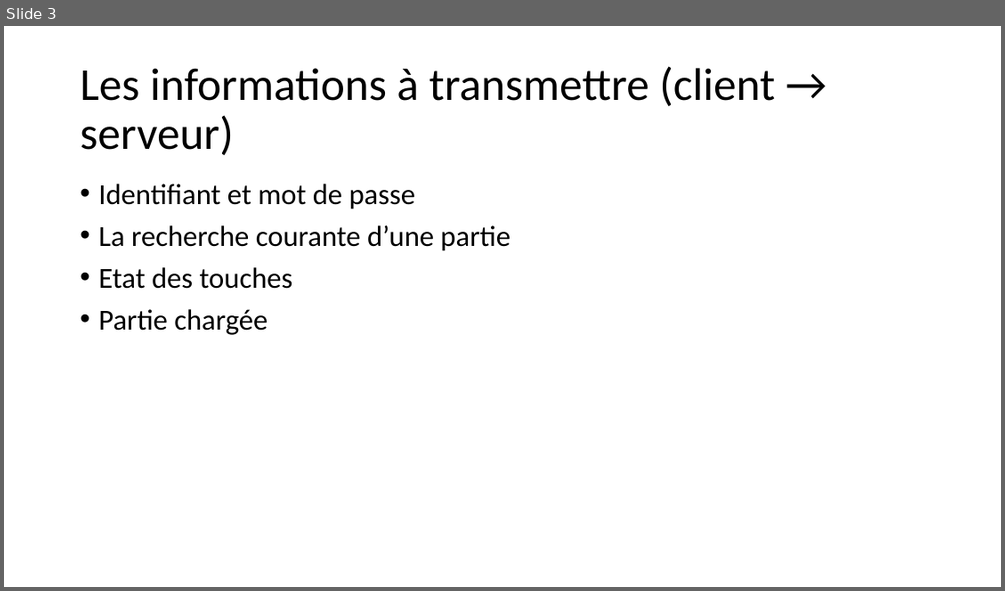
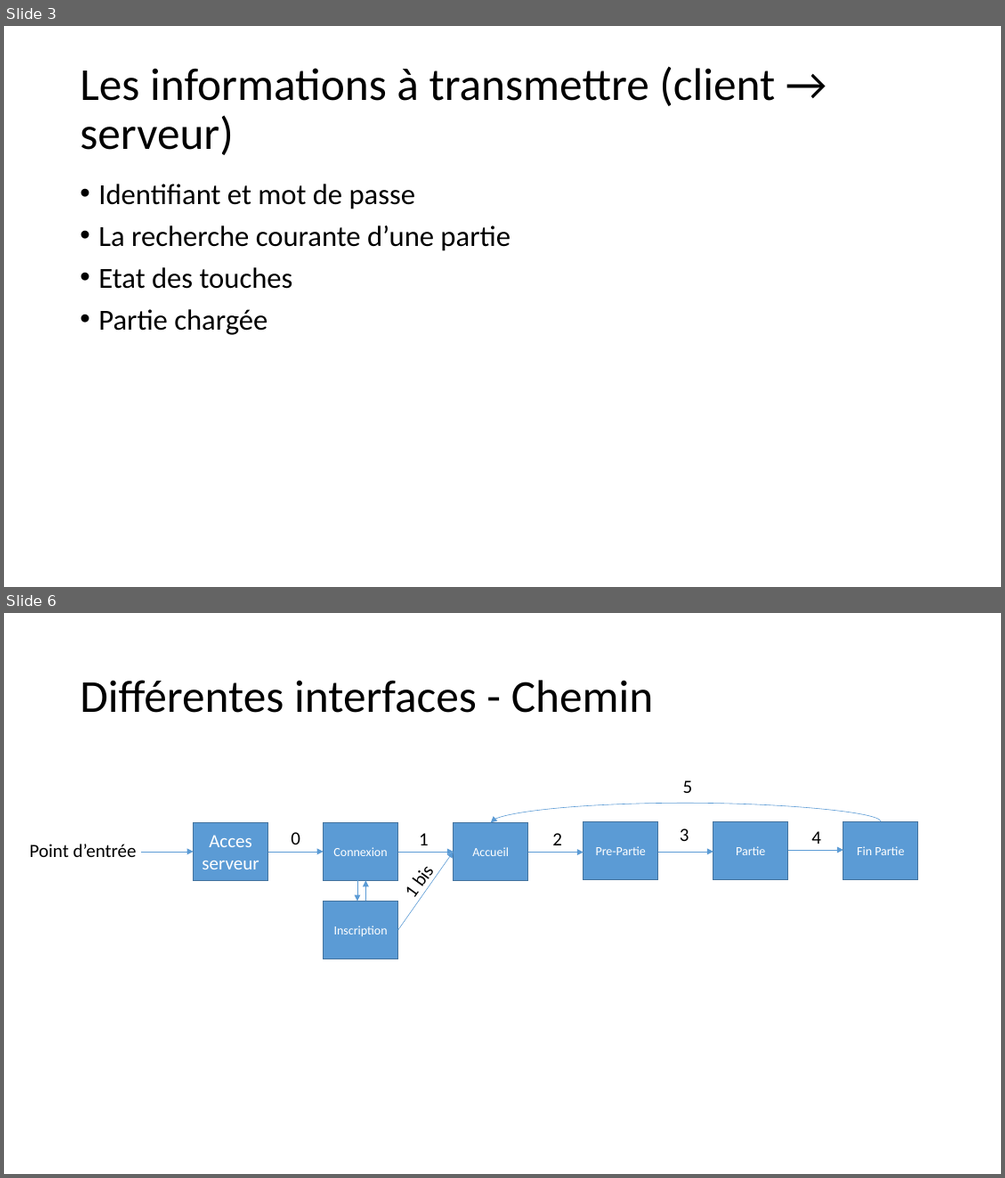
Before and after one commit to TheHiddenCodders/KangarooFighter, a slide deck: Recherches/Les paquets.pptx. Shown one above the other, each under a label of ours: slide 3 before the commit, slides 3 and 6 after it; the slides between them are not shown. The pictures are 1005x591 and 1005x1178 pixels, drawn with LibreOffice and Linux fonts; fonts in the diff are those of the drawing. Boxes give left, top, right and bottom in pixels: in the first picture for what was removed or moved away, otherwise in the second. Text is boxed around its words. In the diff, an @@ line names an element or a change of style, - is before the commit and + after.

```diff
--- a/Recherches/Les paquets.pptx
+++ b/Recherches/Les paquets.pptx
@@ slide 6 added at <box>4,613,1001,1174</box>, background #FFFFFF @@
@@ title added at <box>80,680,653,713</box>, 44 pt, text #000000 @@
+Différentes interfaces - Chemin
@@ text added at <box>683,780,693,793</box>, 18 pt, text #000000 @@
+5
@@ rectangle added at <box>194,822,268,880</box>, fill #5B9BD5, outline #43739E 1 pt, 18 pt, text #FFFFFF @@
+Acces serveur
@@ rectangle added at <box>324,822,398,880</box>, fill #5B9BD5, outline #43739E 1 pt, 12 pt, text #FFFFFF @@
+Connexion
@@ rectangle added at <box>453,822,528,880</box>, fill #5B9BD5, outline #43739E 1 pt, 12 pt, text #FFFFFF @@
+Accueil
@@ curved arrow added from (882, 821) to (491, 822), #5B9BD5 0.5 pt @@
@@ rectangle added at <box>583,821,658,879</box>, fill #5B9BD5, outline #43739E 1 pt, 12 pt, text #FFFFFF @@
+Pre-Partie
@@ rectangle added at <box>713,821,788,879</box>, fill #5B9BD5, outline #43739E 1 pt, 12 pt, text #FFFFFF @@
+Partie
@@ rectangle added at <box>844,821,919,879</box>, fill #5B9BD5, outline #43739E 1 pt, 12 pt, text #FFFFFF @@
+Fin Partie
@@ text added at <box>30,844,137,857</box>, 18 pt, text #000000 @@
+Point d’entrée
@@ arrow added from (141, 852) to (194, 852), #5B9BD5 0.5 pt @@
@@ arrow added from (268, 852) to (324, 852), #5B9BD5 0.5 pt @@
@@ text added at <box>291,832,300,844</box>, 18 pt, text #000000 @@
+0
@@ arrow added from (398, 852) to (453, 852), #5B9BD5 0.5 pt @@
@@ arrow added from (398, 930) to (453, 852), #5B9BD5 0.5 pt @@
@@ text added at <box>419,833,429,845</box>, 18 pt, text #000000 @@
+1
@@ arrow added from (528, 852) to (583, 852), #5B9BD5 0.5 pt @@
@@ text added at <box>552,833,562,845</box>, 18 pt, text #000000 @@
+2
@@ arrow added from (658, 852) to (713, 852), #5B9BD5 0.5 pt @@
@@ text added at <box>680,828,689,841</box>, 18 pt, text #000000 @@
+3
@@ arrow added from (788, 850) to (844, 850), #5B9BD5 0.5 pt @@
@@ text added at <box>811,831,821,844</box>, 18 pt, text #000000 @@
+4
@@ rectangle added at <box>324,900,398,958</box>, fill #5B9BD5, outline #43739E 1 pt, 12 pt, text #FFFFFF @@
+Inscription
@@ arrow added from (357, 881) to (357, 900), #5B9BD5 0.5 pt @@
@@ arrow added from (366, 900) to (366, 881), #5B9BD5 0.5 pt @@
@@ text added at <box>396,892,419,897</box>, 18 pt, text #000000 @@
+1 bis
```
Also in this commit, not shown: 1 slide changed, 5 other slides added, 42 other files.
